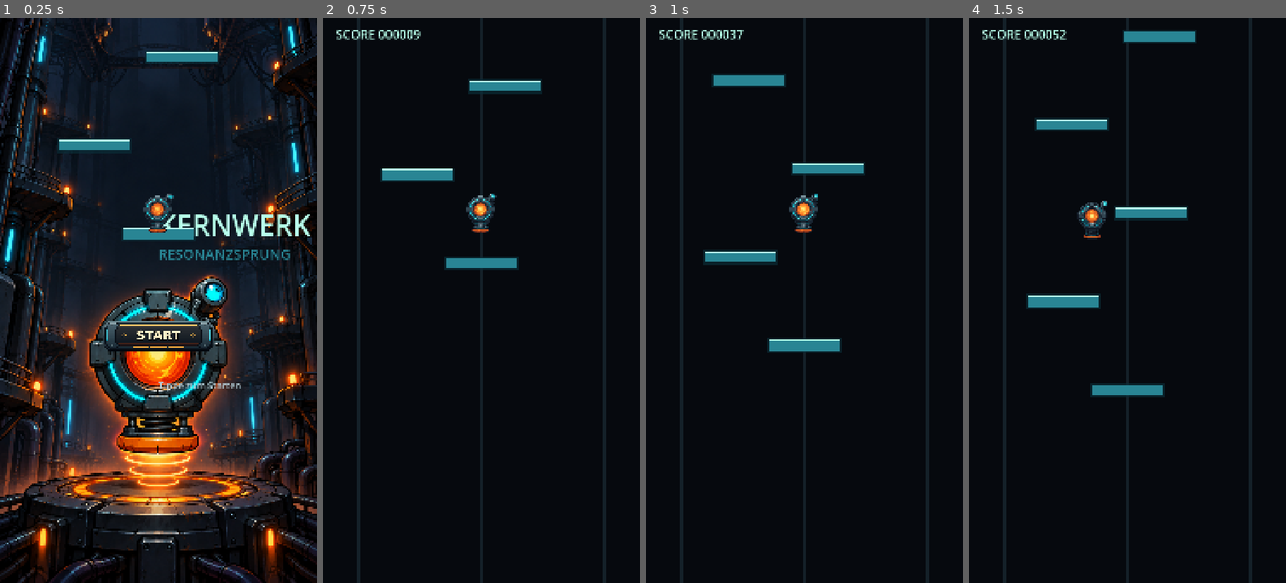
Above: before the commit, frames 1-4 (left to right).
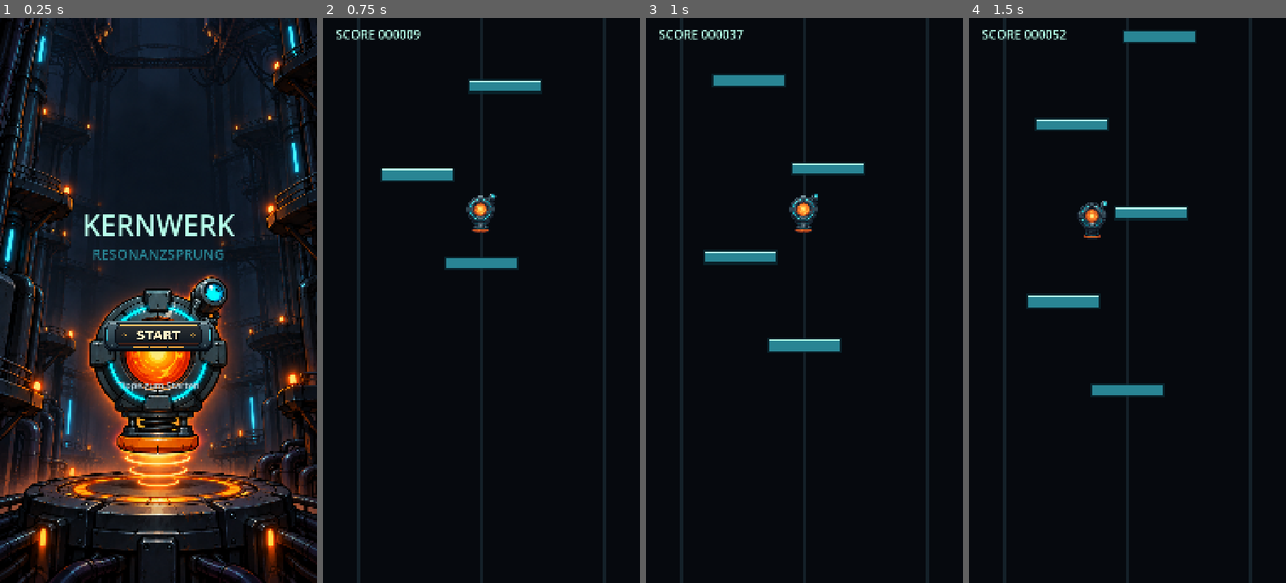
Above: after the commit, the same moments.

Repository: ScriptByFei/kernwerk-godot
Game: Godot game, scene res://scenes/game/game.tscn
Two runs of this game, one before a commit and one after it. Both use one fixed random seed, a clock stepped at 60 frames per second and the inputs below.
Inputs (mouse positions are in pixels of both pictures, inside the frame that each line leads up to):
- Up to frame 1 (0.25 s): no input
- Up to frame 2 (0.75 s): tap Enter at 0.5 s; move the mouse to (551, 272) at 0.52 s; hold D (move_right) from 0.53 s (still down); click (551, 272) at 0.67 s
- Up to frame 3 (1 s): keep holding D (move_right)
- Up to frame 4 (1.5 s): release D (move_right) at 1.25 s; drag from (1064, 328) to (1111, 413) at 1.27 s

The runs differ from the first frame. In frame 1, 3.9% of the frame differs, in the area x 18-98%, y 5-67%; in frame 2, nothing differs; in frame 3, nothing differs; in frame 4, nothing differs.

Commit message:
fix: render start menu as screen-fixed overlay so text centers correctly

Diff:
--- a/scripts/game/game.gd
+++ b/scripts/game/game.gd
@@ -1,12 +1,11 @@
 extends Node2D
 
 const START_Y := JumpConfig.PLATFORM_LAYOUT[0].y - JumpConfig.PLATFORM_SIZE.y
-const START_MENU_BG := preload("res://assets/jump/reactor_core/start_menu_bg.png")
-const START_BUTTON := preload("res://assets/jump/reactor_core/start_button.png")
 
 var jumper: Jumper
 var camera: VerticalCamera
 var platform_director: PlatformDirector
+var start_menu: CanvasLayer
 var is_dragging := false
 var score := 0
 var difficulty := 0
@@ -26,7 +25,17 @@
 	# Hold the jumper on the start platform until the player taps to begin.
 	jumper.set_physics_process(false)
 	camera.set_physics_process(false)
-	queue_redraw()
+	_create_start_menu()
+	queue_redraw()
+
+func _create_start_menu() -> void:
+	start_menu = CanvasLayer.new()
+	start_menu.name = "StartMenuLayer"
+	start_menu.layer = 10
+	add_child(start_menu)
+	var menu := StartMenu.new()
+	menu.name = "StartMenu"
+	start_menu.add_child(menu)
 
 func _notification(what: int) -> void:
 	if what == NOTIFICATION_WM_SIZE_CHANGED:
@@ -123,6 +132,9 @@
 	camera.set_physics_process(true)
 	# Give the jumper an initial upward bounce so it leaves the start platform.
 	jumper.velocity.y = -JumpConfig.BASE_BOUNCE_SPEED
+	# Hide the start menu overlay.
+	if start_menu != null:
+		start_menu.visible = false
 	queue_redraw()
 
 func _unhandled_input(event: InputEvent) -> void:
@@ -186,50 +198,6 @@
 			30,
 			Color(0.72, 0.82, 0.86)
 		)
-	if not is_started:
-		_draw_start_menu(visible_rect)
-
-func _draw_start_menu(visible_rect: Rect2) -> void:
-	# Background artwork fills the whole viewport.
-	draw_texture_rect(START_MENU_BG, visible_rect, false)
-	var center := visible_rect.position + visible_rect.size * 0.5
-	# Title
-	draw_string(
-		ThemeDB.fallback_font,
-		center + Vector2(0.0, -220.0),
-		"KERNWERK",
-		HORIZONTAL_ALIGNMENT_CENTER,
-		-1.0,
-		96,
-		Color(0.72, 1.0, 0.92)
-	)
-	draw_string(
-		ThemeDB.fallback_font,
-		center + Vector2(0.0, -140.0),
-		"RESONANZSPRUNG",
-		HORIZONTAL_ALIGNMENT_CENTER,
-		-1.0,
-		48,
-		Color(0.16, 0.52, 0.58)
-	)
-	# Start button artwork (400x140), centered below the title.
-	var button_size := Vector2(400.0, 140.0)
-	var button_center := center + Vector2(0.0, 120.0)
-	draw_texture_rect(
-		START_BUTTON,
-		Rect2(button_center - button_size * 0.5, button_size),
-		false
-	)
-	# Hint
-	draw_string(
-		ThemeDB.fallback_font,
-		center + Vector2(0.0, 300.0),
-		"Tippe zum Starten",
-		HORIZONTAL_ALIGNMENT_CENTER,
-		-1.0,
-		32,
-		Color(0.72, 0.82, 0.86)
-	)
 
 func _get_visible_world_rect() -> Rect2:
 	var viewport_rect := get_viewport_rect()
--- /dev/null
+++ b/scripts/ui/start_menu.gd
@@ -0,0 +1,58 @@
+class_name StartMenu
+extends Node2D
+## Screen-fixed start menu overlay. Drawn in screen space on a CanvasLayer so it
+## stays centered regardless of the game camera position.
+
+const START_MENU_BG := preload("res://assets/jump/reactor_core/start_menu_bg.png")
+const START_BUTTON := preload("res://assets/jump/reactor_core/start_button.png")
+
+func _ready() -> void:
+	queue_redraw()
+
+func _notification(what: int) -> void:
+	if what == NOTIFICATION_WM_SIZE_CHANGED:
+		queue_redraw()
+
+func _draw() -> void:
+	var screen_rect := get_viewport().get_visible_rect()
+	# Background artwork fills the whole screen.
+	draw_texture_rect(START_MENU_BG, screen_rect, false)
+	var center := screen_rect.position + screen_rect.size * 0.5
+	var full_width := screen_rect.size.x
+	# Title
+	draw_string(
+		ThemeDB.fallback_font,
+		screen_rect.position + Vector2(0.0, center.y - 220.0),
+		"KERNWERK",
+		HORIZONTAL_ALIGNMENT_CENTER,
+		full_width,
+		96,
+		Color(0.72, 1.0, 0.92)
+	)
+	draw_string(
+		ThemeDB.fallback_font,
+		screen_rect.position + Vector2(0.0, center.y - 140.0),
+		"RESONANZSPRUNG",
+		HORIZONTAL_ALIGNMENT_CENTER,
+		full_width,
+		48,
+		Color(0.16, 0.52, 0.58)
+	)
+	# Start button artwork (400x140), centered below the title.
+	var button_size := Vector2(400.0, 140.0)
+	var button_center := center + Vector2(0.0, 120.0)
+	draw_texture_rect(
+		START_BUTTON,
+		Rect2(button_center - button_size * 0.5, button_size),
+		false
+	)
+	# Hint
+	draw_string(
+		ThemeDB.fallback_font,
+		screen_rect.position + Vector2(0.0, center.y + 300.0),
+		"Tippe zum Starten",
+		HORIZONTAL_ALIGNMENT_CENTER,
+		full_width,
+		32,
+		Color(0.72, 0.82, 0.86)
+	)
Binary file changed: docs/assets/screenshots/start_menu.png
